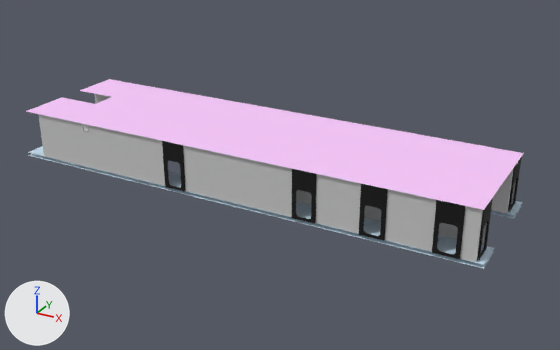
A saved change to the FBX model Content/Assets/Models/hallway.FBX.
Before and after are seen from a camera (50 mm lens) standing at (6.14, -10.02, 4.87) and looking at (0.64, -0.03, -0.13). Lighting does not change. The marker at lower left points along +X, +Y and +Z. Where no turn or scale is listed for an object, it has been applied to the vertices. Vertices at the same position are counted once.
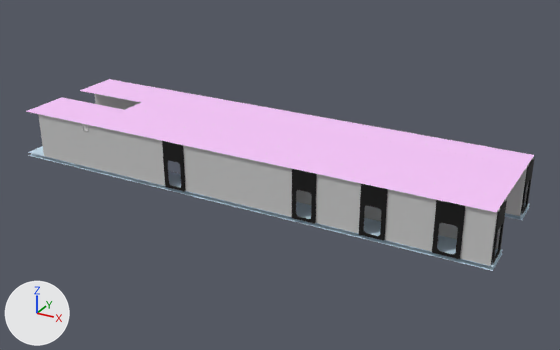
The newer file is also rescaled (x2.54), turned or shifted as a whole; pictures and numbers use the older file's frame.

Where the change shows, as pixel boxes [x1, y1, x2, y2] in the pictures (560 x 350 px; the box of a moved part takes in the faces that stretch with it):
'Box022', reshaped
    before: [26, 79, 523, 210]
    after: [26, 79, 534, 212]
'Object093', reshaped
    before: [38, 84, 516, 262]
    after: [38, 84, 529, 266]
'Box021', reshaped
    before: [28, 146, 522, 269]
    after: [28, 146, 530, 271]
'Object079', mesh moved
    before: [477, 198, 493, 260]
    after: [491, 200, 507, 263]
'Object082', mesh moved
    before: [508, 155, 522, 212]
    after: [520, 157, 535, 215]
part 3 of me_mesh_016, moved or reshaped
    before: [512, 180, 516, 201]
    after: [524, 182, 529, 203]
part 4 of me_mesh_016, moved or reshaped
    before: [460, 206, 483, 262]
    after: [460, 206, 498, 266]
part 5 of me_mesh_016, moved or reshaped
    before: [466, 155, 513, 213]
    after: [466, 155, 527, 216]
part 6 of me_mesh_011, moved or reshaped
    before: [93, 94, 523, 210]
    after: [93, 94, 534, 212]
part 8 of me_mesh_009, moved or reshaped
    before: [491, 201, 522, 219]
    after: [505, 203, 530, 220]
part 9 of me_mesh_009, moved or reshaped
    before: [473, 246, 494, 269]
    after: [473, 249, 503, 271]

Edits to the bpy script that builds the scene:
```text
Change me_mesh:
    where me_mesh.from_pydata(...)  # 64 vertices, 96 faces; spans x -0.06..-0.037, y -0.043..0.332, z -0.342..0.44
    used by ob_object079; location = (4.2, -1.03, 0.14)
    me_mesh part 1: the whole mesh is moved by (0.183, 0.0, 0.0)
Change me_mesh_011:
    where me_mesh_011.from_pydata(...)  # 12 vertices, 10 faces; spans x -4.46..3.36, y -1.08..1.07, z -0.03..-0.02
    used by ob_box022; location = (0.81, -0.07, 0.6)
    before: 0 (3.36, -1.08, -0.02) at pixel (483, 209), 2 (3.36, 1.07, -0.03) at pixel (523, 153), 5 (3.36, 0.24, -0.03) at pixel (509, 172), 7 (3.36, -0.21, -0.03) at pixel (501, 184)
    me_mesh_011 part 6
    add for i in [0, 2, 5, 7]: me_mesh_011.vertices[i].co += Vector((0.15, 0.0, 0.0))
    me_mesh_011.vertices[4].co: (-3.69, 0.24, -0.03) -> (-3.04, 0.24, -0.03)  # pixel (112, 96) -> pixel (141, 102)
    me_mesh_011.vertices[6].co: (-3.69, -0.21, -0.03) -> (-3.04, -0.21, -0.03)  # pixel (95, 103) -> pixel (124, 109)
Change me_mesh_016:
    where me_mesh_016.from_pydata(...)  # 72 vertices, 48 faces; spans x -4.71..3.03, y -2.13..-0.04, z -0.32..0.46
    used by ob_object093; location = (1.11, 1.01, 0.12)
    before: 62 (3.03, -0.51, 0.46) at pixel (513, 164), 63 (3.03, -0.51, -0.32) at pixel (506, 213), 64 (3.03, -0.47, 0.46) at pixel (514, 163), 65 (3.03, -0.47, -0.32) at pixel (507, 212)
    me_mesh_016 part 3: the loose piece of 6 vertices spanning x 2.78..3.03, y -0.09..-0.04, z -0.32..0.46 is scaled about its middle by (1.74, 1, 1), then moved by (0.09, 0.0, 0.0)
    me_mesh_016 part 4: the loose piece of 6 vertices spanning x 2.82..3.03, y -2.13..-2.08, z -0.32..0.46 is scaled about its middle by (1.86, 1, 1), then moved by (0.09, 0.0, 0.0)
    me_mesh_016 part 5
    add for i in [*range(62, 66)]: me_mesh_016.vertices[i].co += Vector((0.18, 0.0, 0.0))
Change me_mesh_010:
    used by ob_cylinder004; location = (-0.02, -0.17, 0.55)
    remove me_mesh_010.from_pydata(...)  # 2172 vertices, 4134 faces; spans x -3.49..3.75, y -0.87..0.53, z -0.03..0.03
    add me_mesh_010.from_pydata(...)  # 2340 vertices, 4446 faces; spans x -3.49..4.35, y -0.87..0.53, z -0.03..0.03
    me_mesh_010 part 7: the surface is now shaded flat
Change me_mesh_009:
    where me_mesh_009.from_pydata(...)  # 36 vertices, 36 faces; spans x -4.56..3.45, y -1.92..0.2, z -0.02..0.04
    used by ob_box021; location = (0.8, 0.79, -0.24)
    before: 1 (3.45, -0.29, 0.03) at pixel (514, 215), 3 (3.45, 0.2, 0.04) at pixel (522, 202), 24 (3.45, -0.29, -0.02) at pixel (514, 218), 25 (3.45, 0.2, -0.02) at pixel (521, 205)
    before: 12 (3.45, -1.92, 0.03) at pixel (484, 264), 13 (3.45, -1.41, 0.04) at pixel (494, 248), 32 (3.45, -1.92, -0.02) at pixel (483, 268), 33 (3.45, -1.41, -0.02) at pixel (494, 251)
    me_mesh_009 part 8
    add for i in [1, 3, 24, 25]: me_mesh_009.vertices[i].co += Vector((0.11, 0.0, 0.0))
    me_mesh_009 part 9
    add for i in [12, 13, 32, 33]: me_mesh_009.vertices[i].co += Vector((0.11, 0.0, 0.0))
Change me_mesh_002:
    where me_mesh_002.from_pydata(...)  # 64 vertices, 96 faces; spans x -0.06..-0.037, y -0.043..0.332, z -0.342..0.44
    used by ob_object082; location = (4.2, 0.59, 0.14)
    me_mesh_002 part 2: the whole mesh is moved by (0.183, 0.0, 0.0)
```
